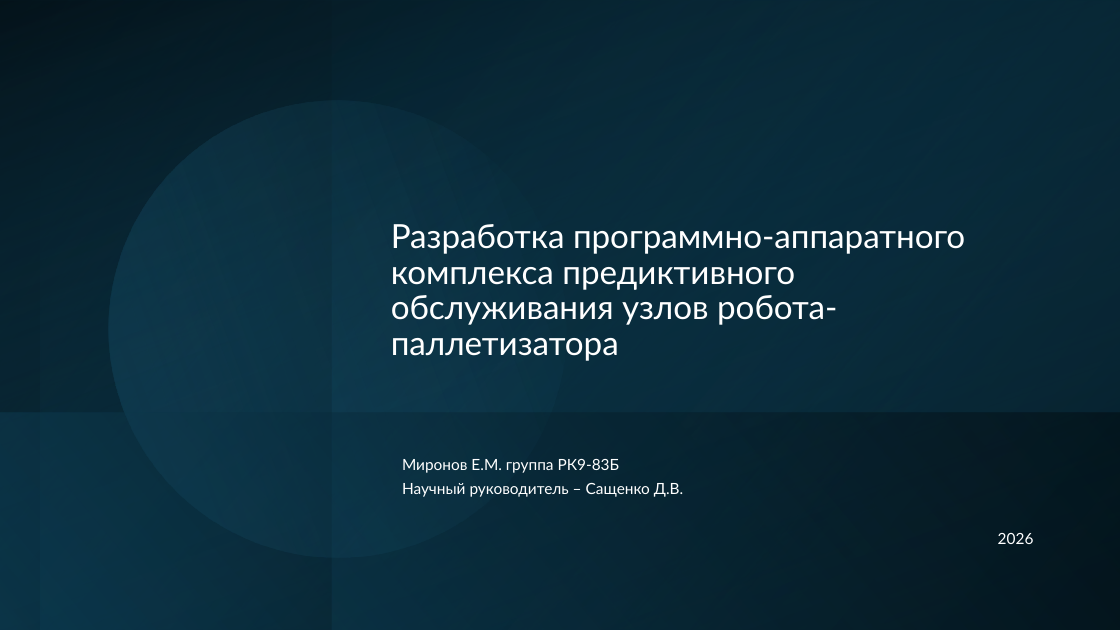
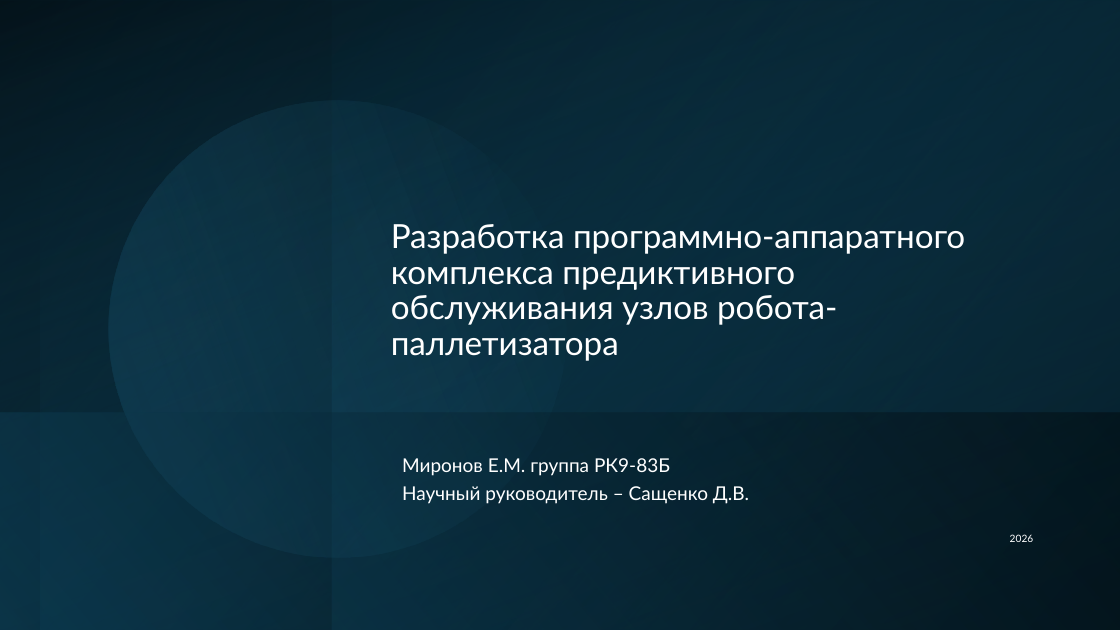
Before and after one commit to LionKMufasa/diplom_mem, a slide deck: slide 1 of вкр/Презентация ВКР 2026 Миронов Егор Максимович.pptx. Drawn at 1120x630 pixels with LibreOffice and Linux fonts; fonts in the diff are those of the drawing. Boxes give left, top, right and bottom in pixels: in the first picture for what was removed or moved away, otherwise in the second. Text is boxed around its words. In the diff, an @@ line names an element or a change of style, - is before the commit and + after.

```diff
--- a/вкр/Презентация ВКР 2026 Миронов Егор Максимович.pptx
+++ b/вкр/Презентация ВКР 2026 Миронов Егор Максимович.pptx
@@ subtitle "Миронов Е.М. группа РК9-83Б" at (x1=402, y1=458, x2=1034, y2=542): size 13.2 to 16.3 pt; size 13.2 to 8.7 pt in "2026" @@
```
Also in this commit, not shown: 14 other slides changed, 2 slides added, 2 slides removed, 20 other files.
